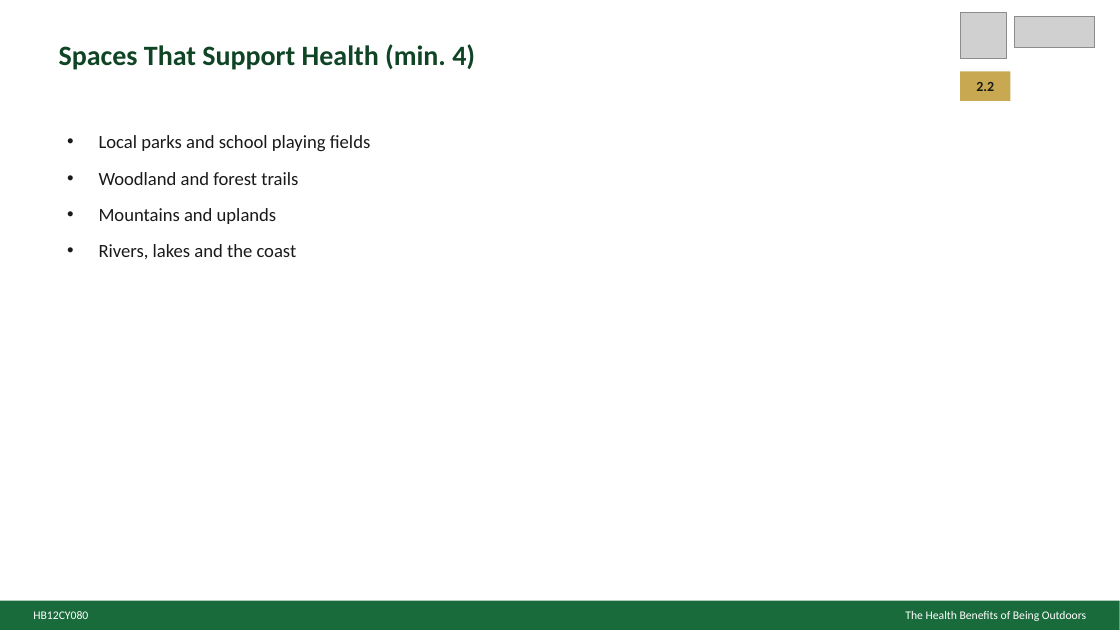
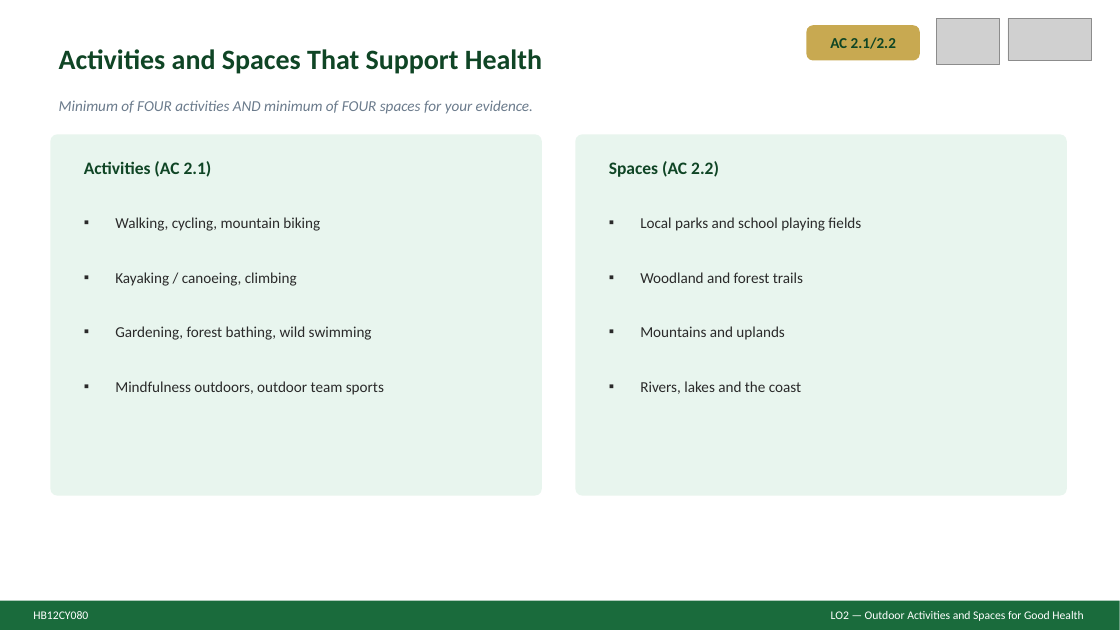
Before and after one commit to JJ2026Outdoor/ACOutdoorEd, a slide deck: slide 8 of HB12CY080HealthBenefitsSlides.pptx. Drawn at 1120x630 pixels with LibreOffice and Linux fonts; fonts in the diff are those of the drawing; grey boxes stand for pictures. Boxes give left, top, right and bottom in pixels: in the first picture for what was removed or moved away, otherwise in the second. Text is boxed around its words. In the diff, an @@ line names an element or a change of style, - is before the commit and + after.

```diff
--- a/HB12CY080HealthBenefitsSlides.pptx
+++ b/HB12CY080HealthBenefitsSlides.pptx
@@ rounded rectangle added at (807, 25, 920, 60), fill #C8A951 @@
@@ picture: place and size @@
-picture at (960, 13, 1007, 59)
+picture at (937, 18, 1000, 65)
@@ picture: place and size @@
-picture at (1015, 17, 1095, 47)
+picture at (1008, 18, 1092, 60)
@@ text at (59, 49, 542, 74): text changed @@
-Spaces That Support Health (min. 4)
+Activities and Spaces That Support Health
@@ text added at (830, 37, 896, 49), 13 pt, text #0F4525, bold @@
+AC 2.1/2.2
@@ rectangle removed at (960, 71, 1011, 101) @@
@@ text added at (59, 100, 533, 114), 13 pt, text #6B7B8C, italic @@
+Minimum of FOUR activities AND minimum of FOUR spaces for your evidence.
@@ rounded rectangle added at (50, 134, 542, 496), fill #E8F5EE @@
@@ text removed at (99, 135, 370, 259) @@
-• Local parks and school playing fields
-• Woodland and forest trails
-• Mountains and uplands
-• Rivers, lakes and the coast
@@ rounded rectangle added at (576, 134, 1067, 496), fill #E8F5EE @@
@@ text added at (84, 161, 212, 177), 15 pt, text #0F4525, bold @@
+Activities (AC 2.1)
@@ text at (609, 161, 719, 177): text changed; size 12 to 15 pt; text colour #1A1A1A to #0F4525 @@
-2.2
+Spaces (AC 2.2)
@@ text added at (115, 217, 320, 231), 13 pt, text #2A2A2A @@
+▪ Walking, cycling, mountain biking
@@ text added at (640, 217, 861, 231), 13 pt, text #2A2A2A @@
+▪ Local parks and school playing fields
@@ text added at (115, 272, 297, 286), 13 pt, text #2A2A2A @@
+▪ Kayaking / canoeing, climbing
@@ text added at (640, 272, 803, 283), 13 pt, text #2A2A2A @@
+▪ Woodland and forest trails
@@ text added at (115, 326, 372, 340), 13 pt, text #2A2A2A @@
+▪ Gardening, forest bathing, wild swimming
@@ text added at (640, 326, 784, 340), 13 pt, text #2A2A2A @@
+▪ Mountains and uplands
@@ text added at (115, 381, 384, 395), 13 pt, text #2A2A2A @@
+▪ Mindfulness outdoors, outdoor team sports
@@ text added at (640, 381, 801, 394), 13 pt, text #2A2A2A @@
+▪ Rivers, lakes and the coast
@@ text added at (831, 611, 1083, 621), 10 pt, text #FFFFFF @@
+LO2 — Outdoor Activities and Spaces for Good Health
@@ text removed at (905, 611, 1086, 621) @@
-The Health Benefits of Being Outdoors
```
Also in this commit, not shown: 11 other slides changed, 3 slides added, 3 slides removed, 2 other files.
